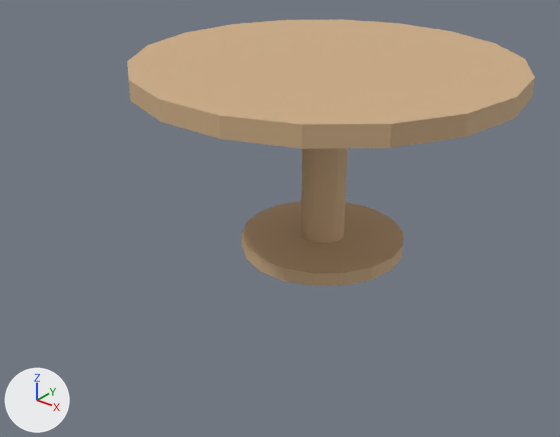
A saved change to the glTF model storage/picture/mocan-58.glb.
The view is the same before and after, from a 50 mm camera at (0.89, -1.264, 0.814) aimed at (-0.032, -0.112, 0.099). Lighting does not change. The marker at lower left points along +X, +Y and +Z. The older version comes first. Vertices at exactly the same position are counted once.

The first picture shows 'furniture'.
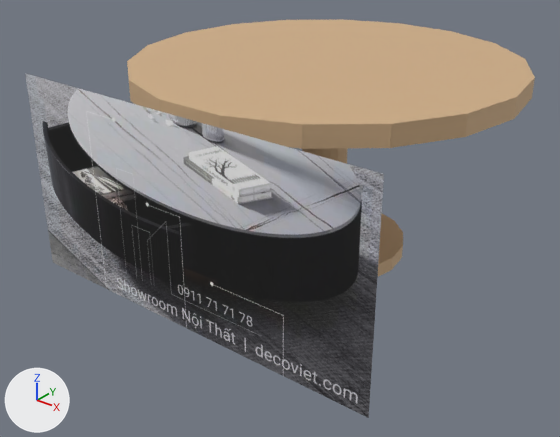
Pixel boxes [x1, y1, x2, y2] of what changed, in the pictures (560 x 437 px):
'furniture', reshaped (25% wider, 49% taller)
    before: [127, 20, 535, 286]
    after: [25, 20, 535, 418]
part 1 of me_mesh_0, added
    after: [25, 73, 384, 418]

The edits, one by one:
Picture 'Image_0' (img_image_0) is new.
Material 'photo' (mat_photo) is new.
Its texture is img_image_0.
Its roughness is 0.85.
me_mesh_0 is used by ob_furniture; location (0.0, 0.0, 0.0).
Verts and faces of me_mesh_0; kept vertices keep their numbers, new ones are numbered from 118.
me_mesh_0 had 118 vertices, 216 faces and spanned x -0.4..0.4, y -0.394..0.394, z 0.0..0.42.
me_mesh_0 now has 122 vertices, 218 faces and spans x -0.4..0.4, y -0.43..0.394, z 0.0..0.42.
Part 1, on me_mesh_0:
New vertex 118 is at (-0.4, -0.43, 0.004), pixel (52, 262).
New vertex 119 is at (0.4, -0.43, 0.004), pixel (368, 418).
New vertex 120 is at (0.4, -0.43, 0.416), pixel (384, 173).
New vertex 121 is at (-0.4, -0.43, 0.416), pixel (25, 73).
New faces: (118, 119, 120), (118, 120, 121) (mat_photo (picture img_image_0)).
me_mesh_0 gains material mat_photo (picture img_image_0).
